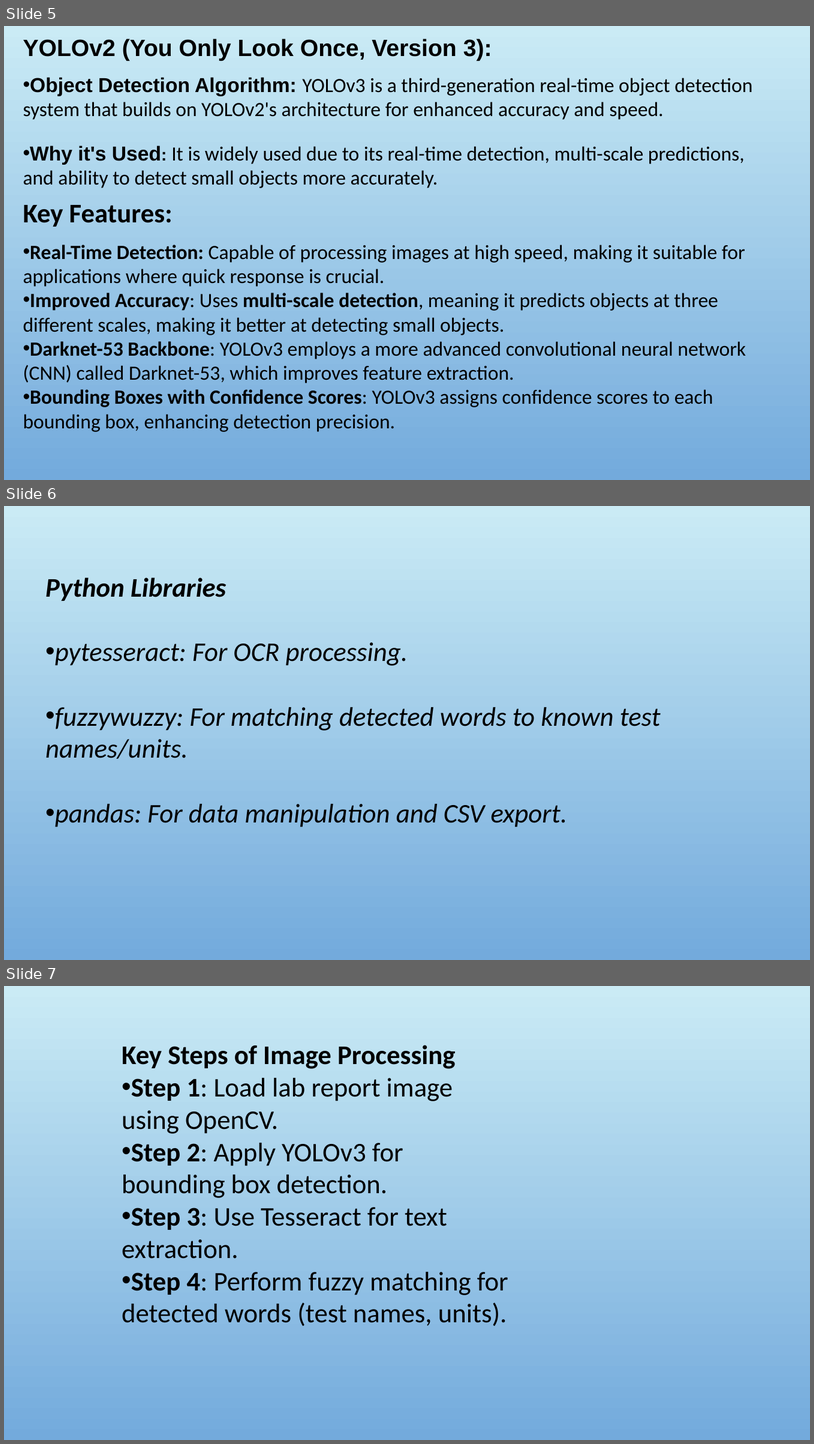
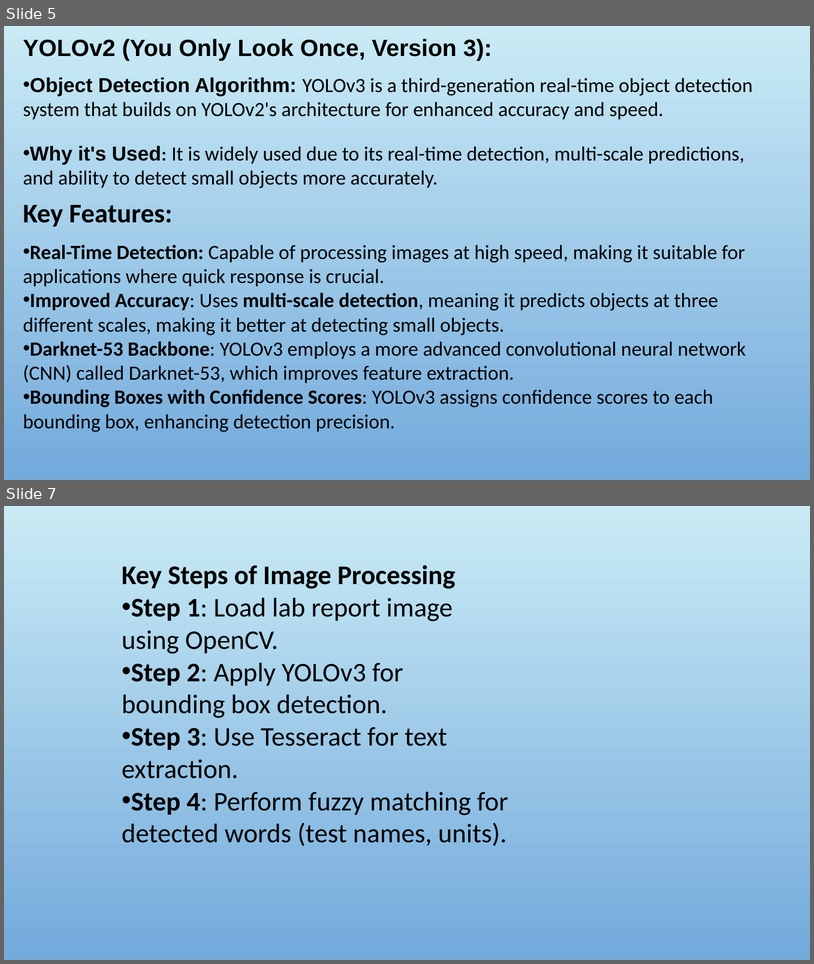
Before and after one commit to Hemamagam/Project-_10_AWS, a slide deck: OCR_Project/Project _10_AWS.pptx. Shown one above the other, each under a label of ours: slides 5, 6 and 7 before the commit, slides 5 and 7 after it; the slides between them are not shown. The pictures are 814x1444 and 814x964 pixels, drawn with LibreOffice and Linux fonts; fonts in the diff are those of the drawing; background and template pictures are left out. Boxes give left, top, right and bottom in pixels: in the first picture for what was removed or moved away, otherwise in the second. Text is boxed around its words. In the diff, an @@ line names an element or a change of style, - is before the commit and + after.

```diff
--- a/OCR_Project/Project _10_AWS.pptx
+++ b/OCR_Project/Project _10_AWS.pptx
@@ slide 6 removed at [4, 506, 810, 960], background picture (left out) @@
@@ text removed at [45, 577, 661, 827] @@
-Python Libraries
-• pytesseract: For OCR processing.
-• fuzzywuzzy: For matching detected words to known test names/units.
-• pandas: For data manipulation and CSV export.
```
Also in this commit, not shown: 1 slide added.
